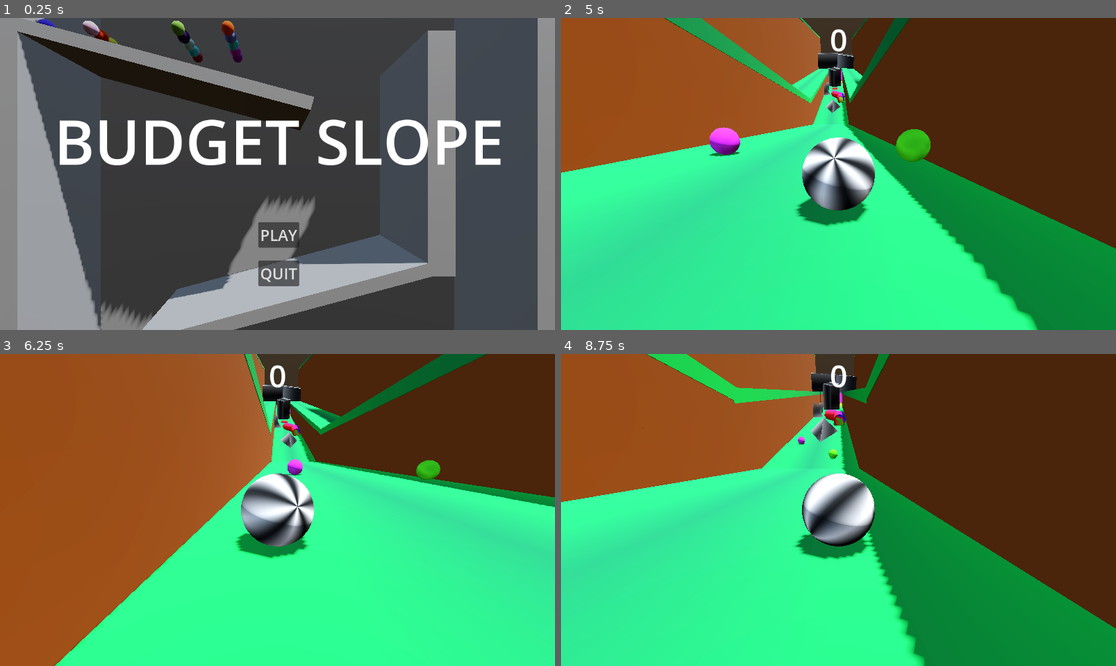
Above: before the commit, frames 1-4 (two rows, left to right).
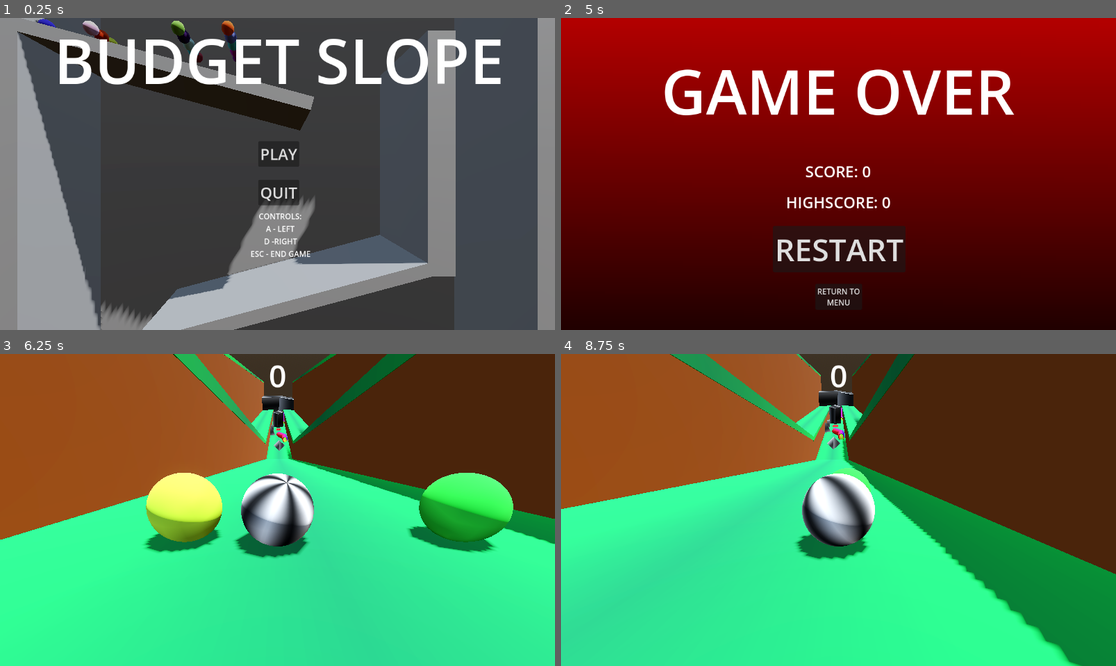
Above: after the commit, the same moments.

Repository: 2260999-arch/Game-Jam-1
Game: Godot game, scene res://Scenes/menu_bg.tscn
Same seed, same stepped clock (60 frames per second), same inputs: the game is played once before the commit and once after it.
Inputs (mouse positions are in pixels of both pictures, inside the frame that each line leads up to):
- Up to frame 1 (0.25 s): no input
- Up to frame 2 (5 s): click "PLAY" at 0.5 s; hold D (Move_Right) 1.28-2.03 s; hold A (Move_Left) 2.03-2.78 s; hold D (Move_Right) 2.78-4.28 s; hold A (Move_Left) from 4.28 s (still down); tap Escape (End Game, bound only after the commit) at 4.9 s
- Up to frame 3 (6.25 s): release A (Move_Left) at 5 s; click (277, 584) at 5 s, where only the run after the commit has a clickable "RESTART"; hold A (Move_Left) from 5.78 s (still down)
- Up to frame 4 (8.75 s): release A (Move_Left) at 7.28 s; hold D (Move_Right) from 7.28 s (still down)

The runs differ from the first frame. In frame 1, 11% of the frame differs, in the area x 10-91%, y 6-86%; in frame 2, 100%, in the area x 0-100%, y 0-100%; in frame 3, 40%; in frame 4, 21%.

Commit message:
Added Controls Label in Menu

Diff:
--- a/Scenes/menu.tscn
+++ b/Scenes/menu.tscn
@@ -24,9 +24,9 @@
 [node name="PlayGame" type="Button" parent="." unique_id=753504103]
 layout_mode = 0
 offset_left = 536.0
-offset_top = 424.0
+offset_top = 256.0
 offset_right = 621.0
-offset_bottom = 477.0
+offset_bottom = 309.0
 theme_override_font_sizes/font_size = 32
 text = "PLAY
 "
@@ -34,20 +34,31 @@
 [node name="QuitGame" type="Button" parent="." unique_id=1983580553]
 layout_mode = 0
 offset_left = 536.0
-offset_top = 504.0
+offset_top = 336.0
 offset_right = 621.0
-offset_bottom = 557.0
+offset_bottom = 389.0
 theme_override_font_sizes/font_size = 32
 text = "QUIT"
 
 [node name="Label" type="Label" parent="." unique_id=135637064]
 layout_mode = 0
 offset_left = 112.0
-offset_top = 168.0
 offset_right = 1046.0
-offset_bottom = 343.0
+offset_bottom = 175.0
 text = "BUDGET SLOPE"
 label_settings = SubResource("LabelSettings_u4yt8")
 
+[node name="Label2" type="Label" parent="." unique_id=1769552947]
+layout_mode = 0
+offset_left = 520.0
+offset_top = 400.0
+offset_right = 645.0
+offset_bottom = 501.0
+text = "CONTROLS:
+A - LEFT
+D -RIGHT
+ESC - END GAME"
+horizontal_alignment = 1
+
 [connection signal="pressed" from="PlayGame" to="." method="_on_play_game_pressed"]
 [connection signal="pressed" from="QuitGame" to="." method="_on_quit_game_pressed"]
--- a/Scripts/player.gd
+++ b/Scripts/player.gd
@@ -1,6 +1,5 @@
 extends RigidBody3D
 class_name Player
-
 
 @onready var mesh_instance_3d: MeshInstance3D = $MeshInstance3D
 @onready var camera_3d: Camera3D = $Camera3D
@@ -16,6 +15,8 @@
 	camera_3d.global_position.z = global_position.z+2
 	camera_3d.global_position.x = global_position.x
 	camera_3d.look_at(mesh_instance_3d.global_position)
+	if Input.is_action_pressed("End Game"):
+		get_tree().change_scene_to_file("res://Scenes/game_over.tscn")
 
 func _physics_process(delta: float) -> void:
 	if Input.is_action_pressed("Move_Left"):
--- a/Scripts/player_manager.gd
+++ b/Scripts/player_manager.gd
@@ -2,10 +2,10 @@
 
 var score = 0
 var highscore = 0
+
 # Called when the node enters the scene tree for the first time.
 func _ready() -> void:
 	pass # Replace with function body.
-
 
 # Called every frame. 'delta' is the elapsed time since the previous frame.
 func _process(delta: float) -> void:
--- a/Scripts/score_tracker.gd
+++ b/Scripts/score_tracker.gd
@@ -1,5 +1,6 @@
 extends Control
 
+@onready var time_left: Label = $TimeLeft
 @onready var score: Label = $Score
 @export var total = Player
 
--- a/project.godot
+++ b/project.godot
@@ -34,6 +34,11 @@
 , Object(InputEventKey,"resource_local_to_scene":false,"resource_name":"","device":-1,"window_id":0,"alt_pressed":false …(186 unchanged characters)…
 ]
 }
+"End Game"={
+"deadzone": 0.2,
+"events": [Object(InputEventKey,"resource_local_to_scene":false,"resource_name":"","device":-1,"window_id":0,"alt_pressed":false,"shift_pressed":false,"ctrl_pressed":false,"meta_pressed":false,"pressed":false,"keycode":0,"physical_keycode":4194305,"key_label":0,"unicode":0,"location":0,"echo":false,"script":null)
+]
+}
 
 [physics]
 
